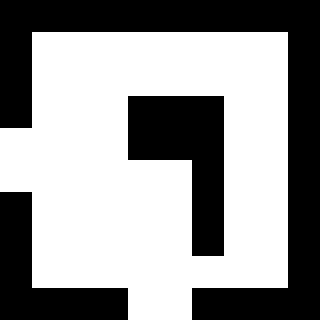
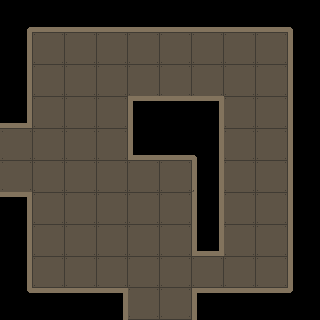
The second 320px x 320px image is a revision of the first. Changes to its layers:
added layer "Calque 3 copie 19" above "Calque 1" over [0, 27, 293, 320]
painted on "Calque 1" over [0, 32, 288, 320]
added layer "Calque 2" above "Arrière-plan" over [0, 27, 293, 320]
